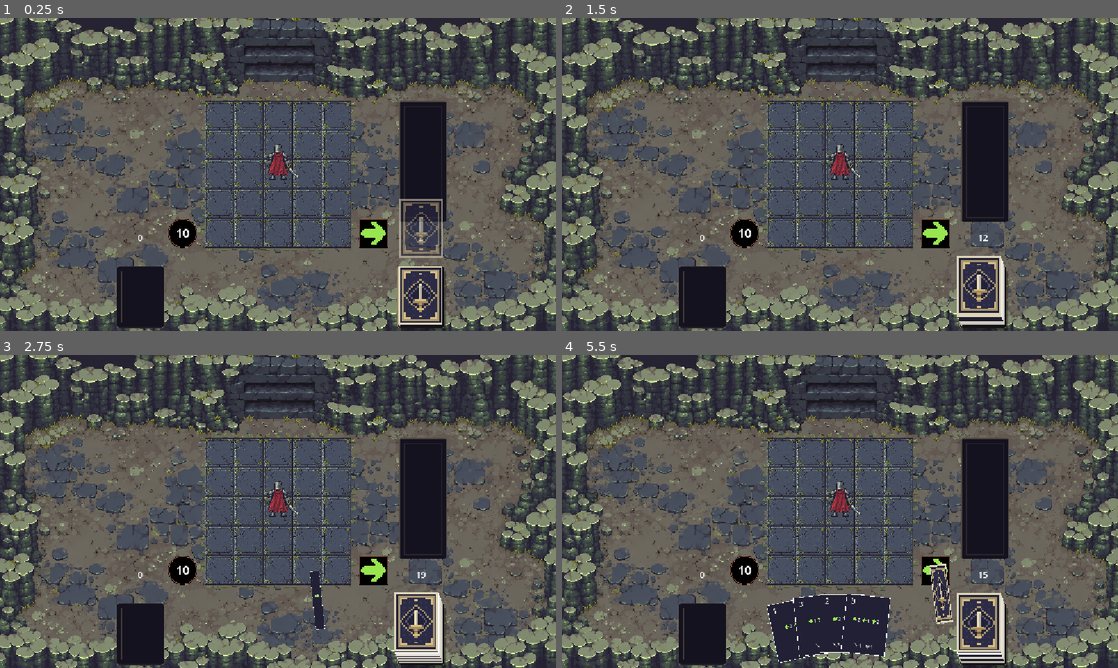
Above: before the commit, frames 1-4 (two rows, left to right).
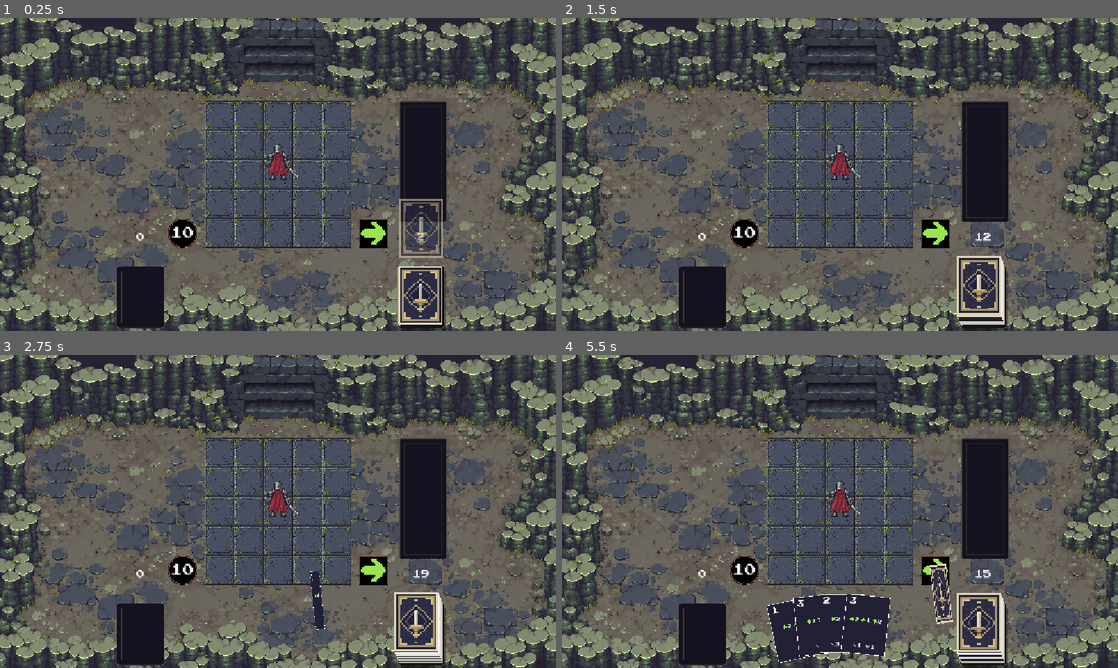
Above: after the commit, the same moments.

Repository: TheLizarditto/Foxtrot1Prototipo
Game: Godot game, scene res://Scenes/main.tscn
Same seed, same stepped clock (60 frames per second), same inputs: the game is played once before the commit and once after it.
Inputs (mouse positions are in pixels of both pictures, inside the frame that each line leads up to):
- Up to frame 1 (0.25 s): no input
- Up to frame 2 (1.5 s): move the mouse to (962, 158) at 0.52 s; click (962, 158) at 0.67 s; move the mouse to (728, 190) at 1.27 s; click (728, 190) at 1.42 s
- Up to frame 3 (2.75 s): move the mouse to (333, 442) at 2.02 s; click (333, 442) at 2.17 s
- Up to frame 4 (5.5 s): move the mouse to (812, 574) at 2.77 s; click (812, 574) at 2.92 s; move the mouse to (1006, 558) at 3.52 s; click (1006, 558) at 3.67 s; move the mouse to (673, 464) at 4.27 s; click (673, 464) at 4.42 s; move the mouse to (867, 511) at 5.02 s; click (867, 511) at 5.17 s

The runs differ from the first frame. In frame 1, 0.1% of the frame differs, in the area x 24-77%, y 66-72%; in frame 2, 0.2%; in frame 3, 0.2%; in frame 4, 0.4%, in the area x 24-78%, y 66-94%.

Commit message:
Feat: seleccion de cartas de la mano + cambio de fuente

Diff:
--- a/Assets/Personaje/caballero_animaciones.tres
+++ b/Assets/Personaje/caballero_animaciones.tres
@@ -1,7 +1,7 @@
-[gd_resource type="SpriteFrames" format=3]
-
-[ext_resource type="Texture2D" path="res://Assets/Personaje/caballero_animaciones.png" id="1_n6tt5"]
-[ext_resource type="Texture2D" path="res://Assets/Personaje/caballero_espalda.png" id="2_8ivx8"]
+[gd_resource type="SpriteFrames" format=3 uid="uid://ccfg6sye5grh7"]
+
+[ext_resource type="Texture2D" uid="uid://pvd7eq4vamvp" path="res://Assets/Personaje/caballero_animaciones.png" id="1_n6tt5"]
+[ext_resource type="Texture2D" uid="uid://dph62mhjb7rl8" path="res://Assets/Personaje/caballero_espalda.png" id="2_8ivx8"]
 
 [sub_resource type="AtlasTexture" id="AtlasTexture_0ig64"]
 atlas = ExtResource("1_n6tt5")
--- a/Scenes/main.tscn
+++ b/Scenes/main.tscn
@@ -8,14 +8,14 @@
 [ext_resource type="PackedScene" uid="uid://cmk7l3x5ocbqa" path="res://Scenes/mazo_descarte.tscn" id="7_ses36"]
 [ext_resource type="PackedScene" path="res://Scenes/mano.tscn" id="8_mano"]
 [ext_resource type="PackedScene" path="res://Scenes/puntos_accion.tscn" id="9_puntos_accion"]
-[ext_resource type="Texture2D" path="res://Assets/fondo1_horizontal.png" id="10_fondo"]
+[ext_resource type="Texture2D" uid="uid://bttsm8032fd6c" path="res://Assets/fondo1_horizontal.png" id="10_fondo"]
 
 [node name="Main" type="Node2D" unique_id=1545272933]
 
-[node name="Fondo" type="CanvasLayer" parent="."]
+[node name="Fondo" type="CanvasLayer" parent="." unique_id=783863895]
 layer = -100
 
-[node name="Imagen" type="TextureRect" parent="Fondo"]
+[node name="Imagen" type="TextureRect" parent="Fondo" unique_id=859595183]
 texture_filter = 1
 anchors_preset = 15
 anchor_right = 1.0
--- a/project.godot
+++ b/project.godot
@@ -20,6 +20,10 @@
 window/stretch/mode="canvas_items"
 window/stretch/aspect="expand"
 
+[gui]
+
+theme/custom_font="res://Assets/Fonts/PressStart2P.ttf"
+
 [physics]
 
 3d/physics_engine="Jolt Physics"
Binary file added: Assets/Fonts/PressStart2P.ttf
Not shown, added: Assets/Fonts/PressStart2P.ttf.import
